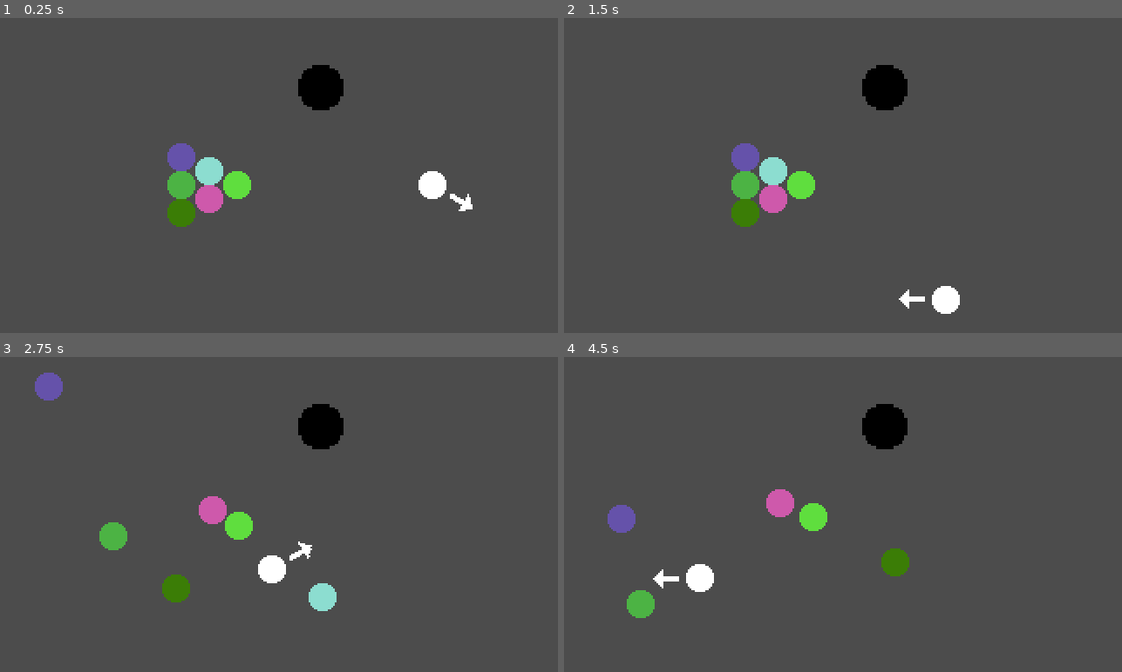
Above: before the commit, frames 1-4 (two rows, left to right).
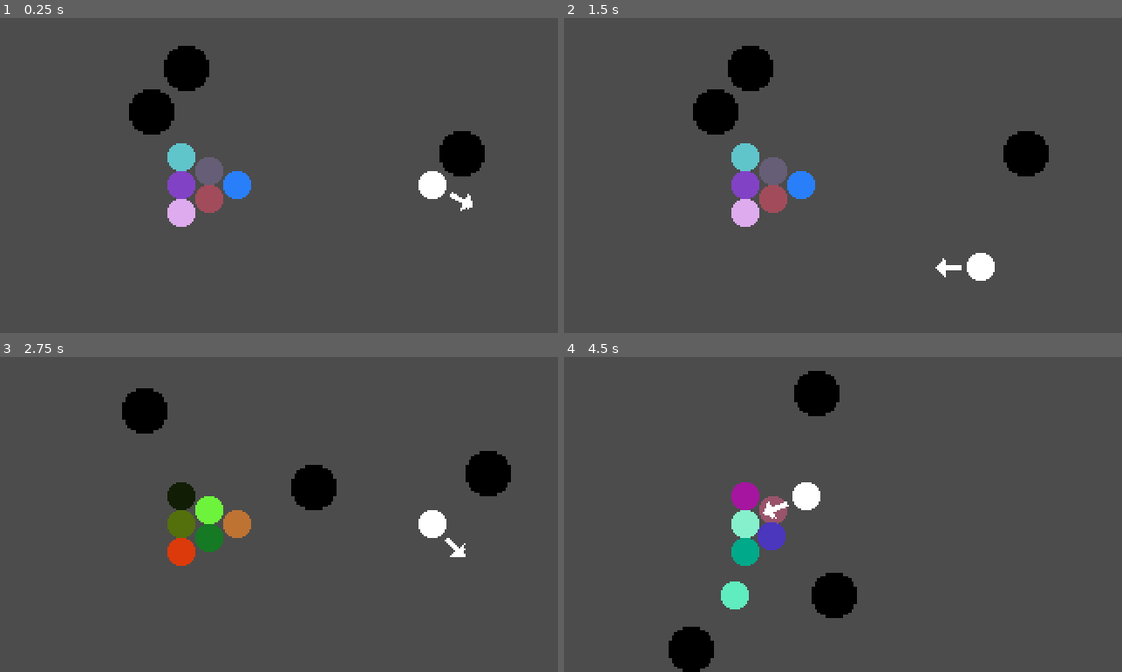
Above: after the commit, the same moments.

Repository: POtOSoftware/Play-With-Balls
Game: Godot game, scene res://Games/MiniBilliards/MiniBilliards.tscn
Two runs of this game, one before a commit and one after it. Both use one fixed random seed, a clock stepped at 60 frames per second and the inputs below.
Inputs:
- Up to frame 1 (0.25 s): no input
- Up to frame 2 (1.5 s): tap Space (action_button) at 0.6, 1.35 s
- Up to frame 3 (2.75 s): tap Space (action_button) at 2.1 s
- Up to frame 4 (4.5 s): tap Space (action_button) at 2.85, 3.6, 4.35 s

The runs differ from the first frame. In frame 1, 5.9% of the frame differs, in the area x 23-87%, y 8-67%; in frame 2, 6.8%; in frame 3, 8.4%, in the area x 6-92%, y 4-81%; in frame 4, 8.3%.

Commit message:
add random hole placement

Diff:
--- a/Assets/ColoredBall/ColoredBall.gd
+++ b/Assets/ColoredBall/ColoredBall.gd
@@ -7,7 +7,7 @@
 
 var ball_type: int = GameManager.ball_types.OBJECT_BALL
 
-var rng = RandomNumberGenerator.new()
+var rng: RandomNumberGenerator = RandomNumberGenerator.new()
 
 func _ready() -> void:
 	if randomize_color:
--- a/Assets/Hole/Hole.gd
+++ b/Assets/Hole/Hole.gd
@@ -4,9 +4,10 @@
 	if body.ball_type != null:
 		if body.ball_type == GameManager.ball_types.CUE_BALL:
 			print("YOU SUCK!")
-			body.queue_free()
+			#emit_signal(GameManager.game_over)
+			get_tree().reload_current_scene()
 		elif body.ball_type == GameManager.ball_types.OBJECT_BALL:
-			print("bwaaaaah :3")
+			#print("bwaaaaah :3")
 			GameManager.score += 1
 			body.queue_free()
 		else:
--- a/Games/MiniBilliards/MiniBilliards.gd
+++ b/Games/MiniBilliards/MiniBilliards.gd
@@ -1,7 +1,25 @@
 extends Node2D
 
 onready var cue_ball: Node = $CueBall
+onready var holes_parent: Node = $Holes
+
+const MIN_COORDINATE: Vector2 = Vector2(16, 16)
+const MAX_COORDINATE: Vector2 = Vector2(304, 168)
+
+var hole_scene: PackedScene = preload("res://Assets/Hole/Hole.tscn")
+var rng: RandomNumberGenerator = RandomNumberGenerator.new()
 
 func _ready() -> void:
-	pass
+	rng.randomize()
+
+	_place_holes(3)
 	#cue_ball.apply_impulse(Vector2(0,0), Vector2(-500, 0))
+
+func _place_holes(num_of_holes: int = 1):
+	for current_hole in num_of_holes:
+		var hole_instance = hole_scene.instance()
+
+		hole_instance.position.x = rng.randi_range(MIN_COORDINATE.x, MAX_COORDINATE.x)
+		hole_instance.position.y = rng.randi_range(MIN_COORDINATE.y, MAX_COORDINATE.y)
+
+		holes_parent.add_child(hole_instance)
--- a/Games/MiniBilliards/MiniBilliards.tscn
+++ b/Games/MiniBilliards/MiniBilliards.tscn
@@ -1,9 +1,8 @@
-[gd_scene load_steps=9 format=2]
+[gd_scene load_steps=8 format=2]
 
 [ext_resource path="res://Assets/ColoredBall/ColoredBall.tscn" type="PackedScene" id=1]
 [ext_resource path="res://Games/MiniBilliards/MiniBilliards.gd" type="Script" id=2]
 [ext_resource path="res://Assets/CueBall/CueBall.tscn" type="PackedScene" id=3]
-[ext_resource path="res://Assets/Hole/Hole.tscn" type="PackedScene" id=4]
 
 [sub_resource type="PhysicsMaterial" id=4]
 rough = true
@@ -21,8 +20,7 @@
 [node name="MiniBilliards" type="Node2D"]
 script = ExtResource( 2 )
 
-[node name="Hole" parent="." instance=ExtResource( 4 )]
-position = Vector2( 184, 40 )
+[node name="Holes" type="Node2D" parent="."]
 
 [node name="ColoredBall2" parent="." instance=ExtResource( 1 )]
 position = Vector2( 136, 96 )
